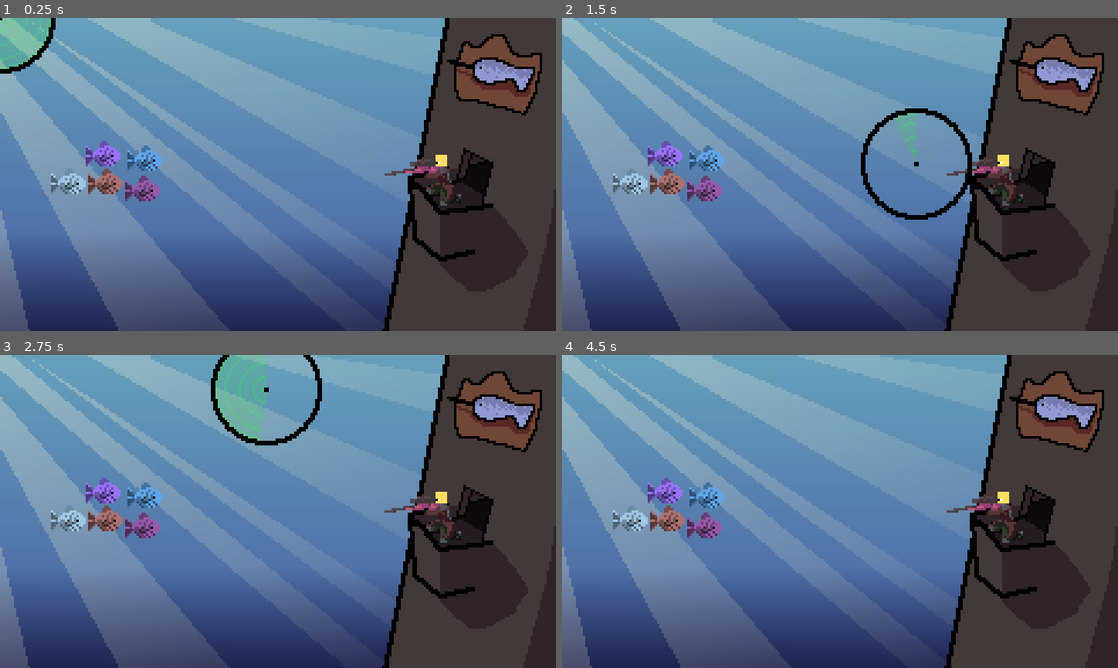
Above: before the commit, frames 1-4 (two rows, left to right).
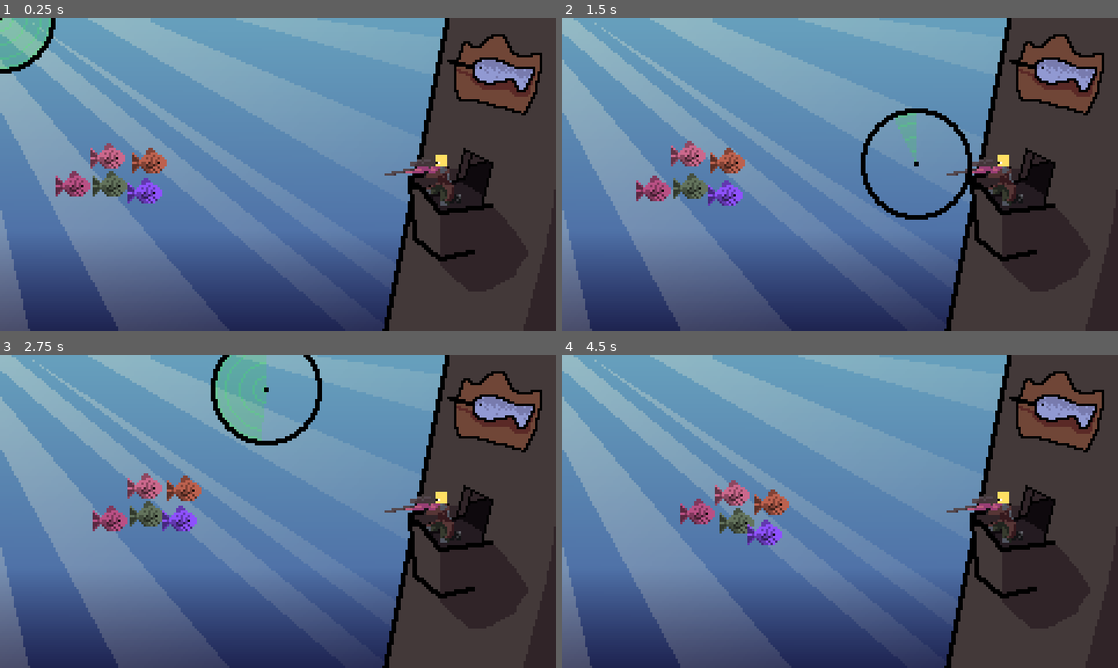
Above: after the commit, the same moments.

Repository: EpicBettaFish/Trijam-309
Game: Godot game, scene res://scenes/main.tscn
Same seed, same stepped clock (60 frames per second), same inputs: the game is played once before the commit and once after it.
Inputs (mouse positions are in pixels of both pictures, inside the frame that each line leads up to):
- Up to frame 1 (0.25 s): no input
- Up to frame 2 (1.5 s): move the mouse to (962, 158) at 0.52 s; hold Right mouse button (scopeIn) 0.53-1.28 s; move the mouse to (728, 190) at 1.27 s; right-click (728, 190) at 1.35 s
- Up to frame 3 (2.75 s): move the mouse to (333, 442) at 2.02 s; hold Right mouse button (scopeIn) from 2.03 s (still down)
- Up to frame 4 (4.5 s): move the mouse to (812, 574) at 2.77 s; release Right mouse button (scopeIn) at 2.78 s; right-click (812, 574) at 2.85 s; move the mouse to (1006, 558) at 3.52 s; hold Right mouse button (scopeIn) 3.53-4.28 s; move the mouse to (673, 464) at 4.27 s; right-click (673, 464) at 4.35 s

The runs differ from the first frame. In frame 1, 2.1% of the frame differs, in the area x 9-30%, y 39-60%; in frame 2, 2.5%; in frame 3, 2.7%; in frame 4, 3.1%, in the area x 9-41%, y 39-61%.

Commit message:
fish adjust

Diff:
--- a/new-game-project/scripts/fish.gd
+++ b/new-game-project/scripts/fish.gd
@@ -5,10 +5,17 @@
 
 @export var screams: Array[AudioStream]
 
+var base_y = 0.0
+var speed = 6.0
+var t_bob = 0.0
+var t_increase = 1.0
 var enemy: bool = false
 var scanColor: Color = Color(0.3,0.75,0.3)
 
 func _ready():
+	base_y = global_position.y
+	speed *= randf_range(0.92, 1.11)
+	t_increase *= randf_range(0.92, 2.11)
 	var isEnemy = randi_range(1,3)
 	if isEnemy <= 2:
 		enemy = true
@@ -21,6 +28,11 @@
 	fishSprite.modulate.b = randf_range(0.25,1)
 
 	fishScanSprite.modulate = fishSprite.modulate
+
+func _process(delta):
+	t_bob += t_increase*delta
+	global_position.x += speed*delta
+	global_position.y = base_y + (sin(t_bob)*3)
 
 func hit():
 	var scream_audio = $ScreamAudio
